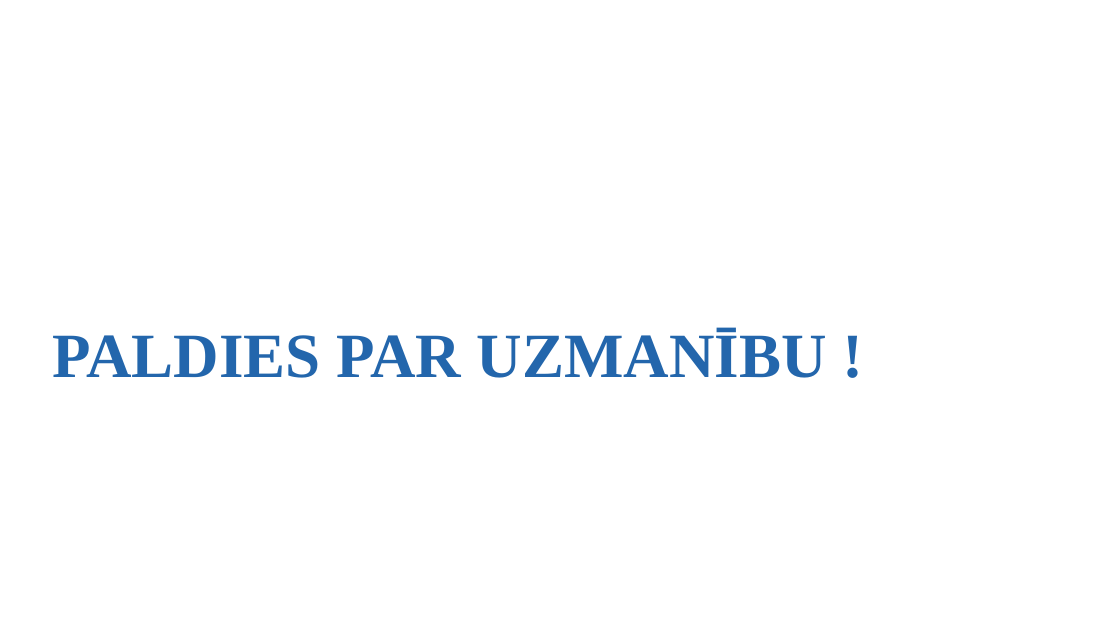
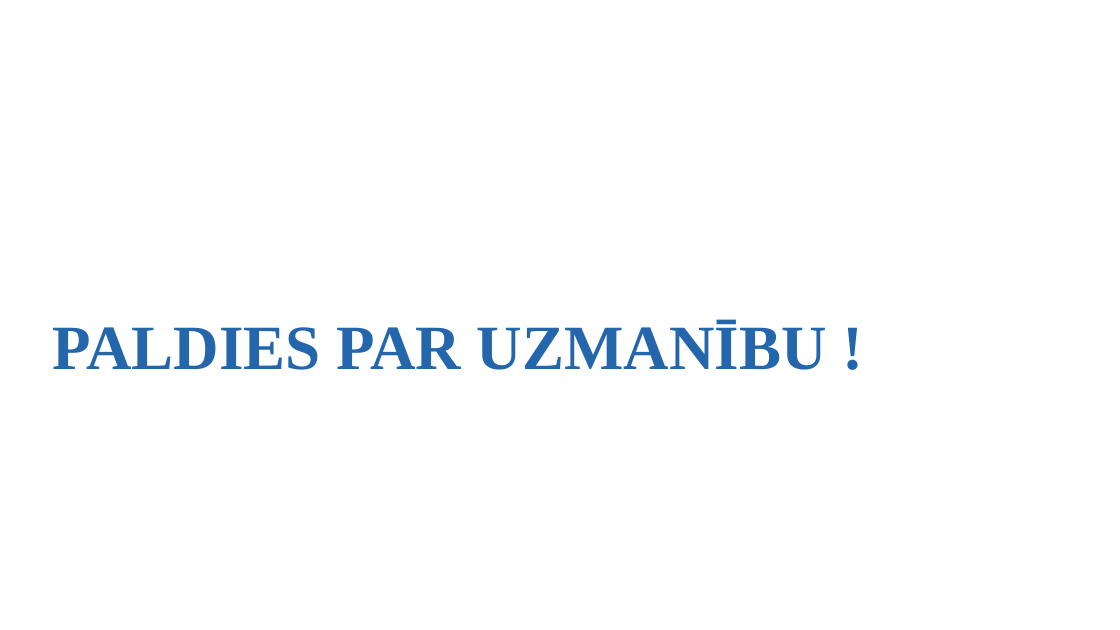
Before and after one commit to rvt-prog-kval-24/DP42-Valent-nsKaspers-Gr-matved-basAutomatiz-cijasT-mek-aVietne, a slide deck: slide 10 of documentation/Kvalifikacija darbs Valentīns Kaspers DP4-2.pptx. Drawn at 1120x630 pixels with LibreOffice and Linux fonts; fonts in the diff are those of the drawing; background and template pictures are left out. Boxes give left, top, right and bottom in pixels: in the first picture for what was removed or moved away, otherwise in the second. Text is boxed around its words. In the diff, an @@ line names an element or a change of style, - is before the commit and + after.

```diff
--- a/documentation/Kvalifikacija darbs Valentīns Kaspers DP4-2.pptx
+++ b/documentation/Kvalifikacija darbs Valentīns Kaspers DP4-2.pptx
@@ title "PALDIES PAR UZMANĪBU !": place and size @@
-title "PALDIES PAR UZMANĪBU !" at <box>52,328,827,378</box>
+title "PALDIES PAR UZMANĪBU !" at <box>52,320,827,370</box>
```
Also in this commit, not shown: 1 other file.
